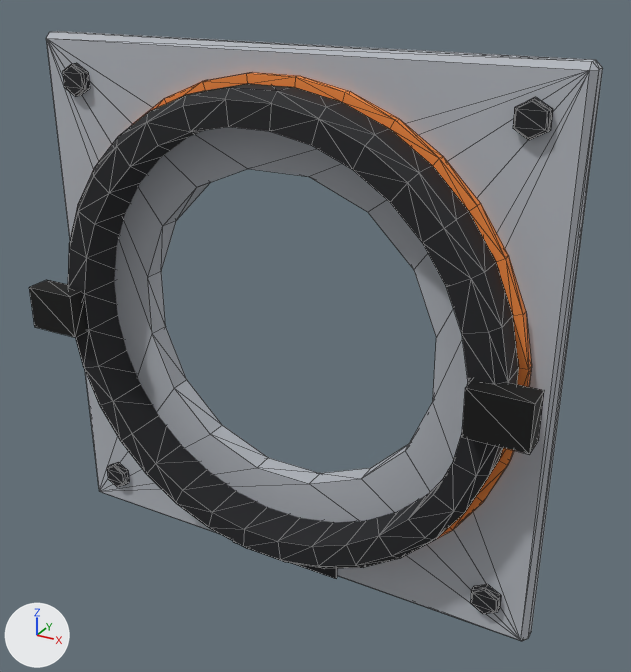
Renders of the glTF model assets/models/kit/navball/navball_housing.glb from each side of a commit.
Rendered twice from a 50 mm lens placed at (0.143, -0.243, 0.12), pointed at (0.013, -0.007, 0.002). Every picture has the same lights, and +X, +Y and +Z are marked at lower left. The older version comes first. Mesh edges are drawn as thin lines. Vertices at exactly the same position are counted once.

Objects in the first picture: 'NavballHousing'.
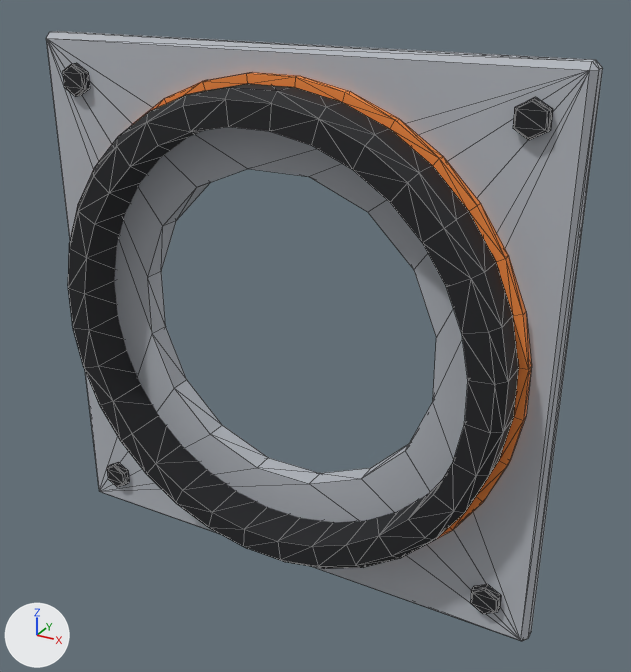
Pixel boxes (x1, y1, x2, y2) of what changed, in the pictures (631 x 672 px):
'NavballHousing', reshaped
    before: (29, 31, 603, 641)
    after: (46, 31, 603, 641)
part 1 of me_navballhousing, deleted
    before: (233, 541, 337, 579)
part 2 of me_navballhousing, deleted (black)
    before: (29, 280, 86, 337)
part 3 of me_navballhousing, deleted (black)
    before: (462, 379, 544, 454)

Patch to the scene script:
```diff
--- a/assets/models/kit/navball/navball_housing.glb.py
+++ b/assets/models/kit/navball/navball_housing.glb.py
@@ me_navballhousing @@
 # used by ob_navballhousing; location = (0.0, 0.0, 0.0)
-me_navballhousing.from_pydata(...)  # 440 vertices, 852 faces; spans x -0.095..0.095, y -0.03..0.0, z -0.095..0.095
+me_navballhousing.from_pydata(...)  # 416 vertices, 816 faces; spans x -0.095..0.095, y -0.024..0.0, z -0.095..0.095
+# me_navballhousing part 1: the loose piece of 8 vertices spanning x -0.023..0.023, y -0.009..-0.008, z -0.094..-0.088 is deleted
+# me_navballhousing part 2: the loose piece of 8 vertices spanning x -0.094..-0.074, y -0.03..-0.021, z -0.008..0.008 is deleted
+# me_navballhousing part 3: the loose piece of 8 vertices spanning x 0.074..0.094, y -0.03..-0.021, z -0.008..0.008 is deleted
 me_navballhousing.materials.append(mat_control_grey)
@@ me_navballhousing @@
 me_navballhousing.materials.append(mat_control_interface)
-me_navballhousing.materials.append(mat_readout_face)  # black #020303
```
